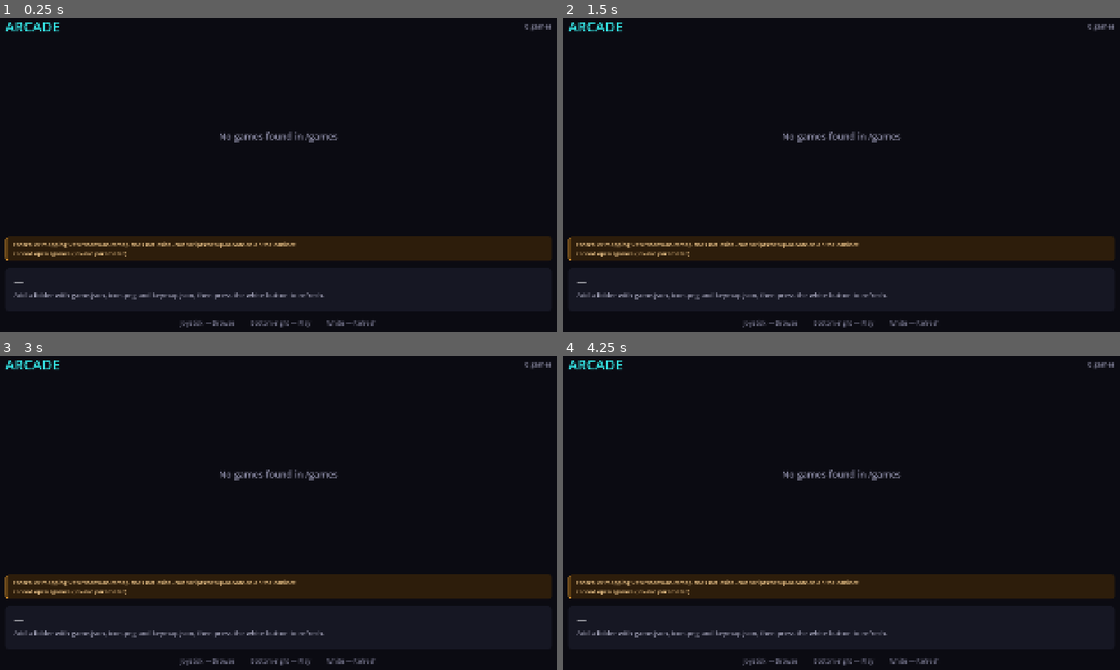
Above: before the commit, frames 1-4 (two rows, left to right).
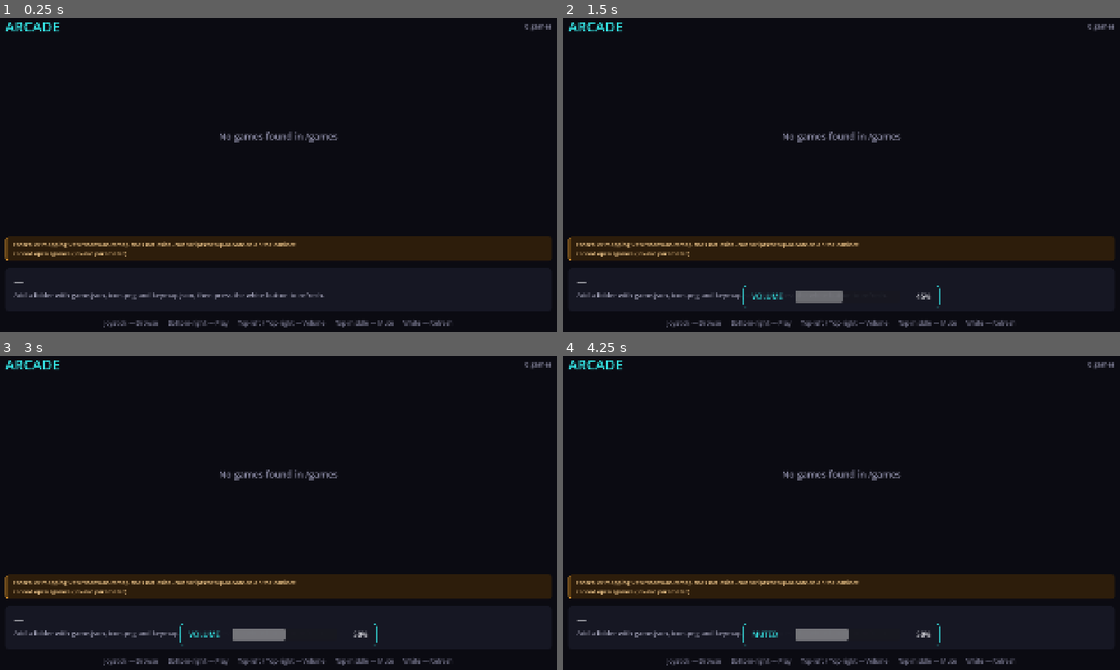
Above: after the commit, the same moments.

Repository: makegamesjlm/arcade-machine-launcher
Game: Godot game, scene res://scenes/main.tscn
The game is run twice, just before and just after one commit, with the same random seed, the same clock (stepped at 60 frames per second) and the same inputs.
Inputs (mouse positions are in pixels of both pictures, inside the frame that each line leads up to):
- Up to frame 1 (0.25 s): no input
- Up to frame 2 (1.5 s): tap Enter (nav_select) at 0.5, 1.35 s; move the mouse to (969, 153) at 0.52 s; hold Right (nav_right) 0.53-1.28 s; hold Enter (nav_select) 0.53-1.28 s; click (969, 153) at 0.67 s; tap Space at 1.25 s; move the mouse to (724, 187) at 1.27 s; hold - (volume_down, bound only after the commit) from 1.28 s (still down); click (724, 187) at 1.42 s
- Up to frame 3 (3 s): tap Enter (nav_select) at 2, 2.85 s; move the mouse to (339, 434) at 2.02 s; release - (volume_down, bound only after the commit) at 2.03 s; hold Right (nav_right) 2.03-2.78 s; hold Enter (nav_select) 2.03-2.78 s; click (339, 434) at 2.17 s; tap Space at 2.75 s; move the mouse to (250, 575) at 2.77 s; hold = (volume_up, bound only after the commit) from 2.78 s (still down); click (250, 575) at 2.92 s
- Up to frame 4 (4.25 s): tap Enter (nav_select) at 3.5 s; move the mouse to (1019, 556) at 3.52 s; release = (volume_up, bound only after the commit) at 3.53 s; hold Left (nav_left) from 3.53 s (still down); hold Enter (nav_select) from 3.53 s (still down); click (1019, 556) at 3.67 s; tap M (volume_mute, bound only after the commit) at 4.15 s

The runs differ from the first frame. In frame 1, 0.6% of the frame differs, in the area x 18-82%, y 96-99%; in frame 2, 1.2%; in frame 3, 1.2%; in frame 4, 1.2%, in the area x 18-82%, y 85-99%.

Commit message:
Add volume control

Diff:
--- a/project.godot
+++ b/project.godot
@@ -77,6 +77,24 @@
 , Object(InputEventJoypadButton,"resource_local_to_scene":false,"resource_name":"","device":-1,"button_index":6,"pressure":0.0,"pressed":false,"script":null)
 ]
 }
+volume_down={
+"deadzone": 0.5,
+"events": [Object(InputEventKey,"resource_local_to_scene":false,"resource_name":"","device":-1,"window_id":0,"alt_pressed":false,"shift_pressed":false,"ctrl_pressed":false,"meta_pressed":false,"pressed":false,"keycode":0,"physical_keycode":45,"key_label":0,"unicode":0,"location":0,"echo":false,"script":null)
+, Object(InputEventJoypadButton,"resource_local_to_scene":false,"resource_name":"","device":-1,"button_index":4,"pressure":0.0,"pressed":false,"script":null)
+]
+}
+volume_up={
+"deadzone": 0.5,
+"events": [Object(InputEventKey,"resource_local_to_scene":false,"resource_name":"","device":-1,"window_id":0,"alt_pressed":false,"shift_pressed":false,"ctrl_pressed":false,"meta_pressed":false,"pressed":false,"keycode":0,"physical_keycode":61,"key_label":0,"unicode":0,"location":0,"echo":false,"script":null)
+, Object(InputEventJoypadButton,"resource_local_to_scene":false,"resource_name":"","device":-1,"button_index":2,"pressure":0.0,"pressed":false,"script":null)
+]
+}
+volume_mute={
+"deadzone": 0.5,
+"events": [Object(InputEventKey,"resource_local_to_scene":false,"resource_name":"","device":-1,"window_id":0,"alt_pressed":false,"shift_pressed":false,"ctrl_pressed":false,"meta_pressed":false,"pressed":false,"keycode":0,"physical_keycode":77,"key_label":0,"unicode":0,"location":0,"echo":false,"script":null)
+, Object(InputEventJoypadButton,"resource_local_to_scene":false,"resource_name":"","device":-1,"button_index":3,"pressure":0.0,"pressed":false,"script":null)
+]
+}
 
 [physics]
 
--- a/scenes/main.tscn
+++ b/scenes/main.tscn
@@ -18,6 +18,18 @@
 corner_radius_bottom_right = 10
 corner_radius_bottom_left = 10
 
+[sub_resource type="StyleBoxFlat" id="StyleBoxFlat_volume"]
+bg_color = Color(0.086, 0.09, 0.137, 0.98)
+border_width_left = 1
+border_width_top = 1
+border_width_right = 1
+border_width_bottom = 1
+border_color = Color(0.208, 0.89, 0.89, 0.5)
+corner_radius_top_left = 14
+corner_radius_top_right = 14
+corner_radius_bottom_right = 14
+corner_radius_bottom_left = 14
+
 [node name="Main" type="Control"]
 layout_mode = 3
 anchors_preset = 15
@@ -164,7 +176,7 @@
 layout_mode = 2
 theme_override_colors/font_color = Color(0.435, 0.435, 0.522, 1)
 theme_override_font_sizes/font_size = 20
-text = "Joystick — Browse          Bottom-right — Play          White — Refresh"
+text = "Joystick — Browse      Bottom-right — Play      Top-left / Top-right — Volume      Top-middle — Mute      White — Refresh"
 horizontal_alignment = 1
 
 [node name="Overlay" type="ColorRect" parent="."]
@@ -210,3 +222,61 @@
 text = "Applying controller mapping"
 horizontal_alignment = 1
 autowrap_mode = 3
+
+[node name="VolumeBar" type="PanelContainer" parent="."]
+unique_name_in_owner = true
+z_index = 11
+visible = false
+modulate = Color(1, 1, 1, 0)
+layout_mode = 1
+anchors_preset = 7
+anchor_left = 0.5
+anchor_top = 1.0
+anchor_right = 0.5
+anchor_bottom = 1.0
+offset_left = -320.0
+offset_top = -168.0
+offset_right = 320.0
+offset_bottom = -92.0
+grow_horizontal = 2
+grow_vertical = 0
+mouse_filter = 2
+theme_override_styles/panel = SubResource("StyleBoxFlat_volume")
+
+[node name="VolumeMargin" type="MarginContainer" parent="VolumeBar"]
+layout_mode = 2
+theme_override_constants/margin_left = 28
+theme_override_constants/margin_top = 18
+theme_override_constants/margin_right = 28
+theme_override_constants/margin_bottom = 18
+
+[node name="VolumeRow" type="HBoxContainer" parent="VolumeBar/VolumeMargin"]
+layout_mode = 2
+theme_override_constants/separation = 20
+
+[node name="VolumeLabel" type="Label" parent="VolumeBar/VolumeMargin/VolumeRow"]
+unique_name_in_owner = true
+custom_minimum_size = Vector2(120, 0)
+layout_mode = 2
+theme_override_colors/font_color = Color(0.208, 0.89, 0.89, 1)
+theme_override_font_sizes/font_size = 24
+text = "VOLUME"
+vertical_alignment = 1
+
+[node name="VolumeProgress" type="ProgressBar" parent="VolumeBar/VolumeMargin/VolumeRow"]
+unique_name_in_owner = true
+custom_minimum_size = Vector2(0, 22)
+layout_mode = 2
+size_flags_horizontal = 3
+size_flags_vertical = 1
+show_percentage = false
+
+[node name="VolumeValue" type="Label" parent="VolumeBar/VolumeMargin/VolumeRow"]
+unique_name_in_owner = true
+custom_minimum_size = Vector2(80, 0)
+layout_mode = 2
+theme_override_colors/font_color = Color(0.949, 0.949, 0.969, 1)
+theme_override_font_sizes/font_size = 24
+text = "50%"
+horizontal_alignment = 2
+vertical_alignment = 1
--- a/scripts/main.gd
+++ b/scripts/main.gd
@@ -18,6 +18,11 @@
 const RETURN_LOCKOUT_SECONDS := 0.6
 
 const OVERLAY_FADE_SECONDS := 0.22
+
+## How long the volume bar lingers at full opacity after the last change before
+## it fades back out, and how long that fade takes.
+const VOLUME_VISIBLE_SECONDS := 1.4
+const VOLUME_FADE_SECONDS := 0.22
 
 var _games: Array[GameEntry] = []
 var _cards: Array[GameCard] = []
@@ -31,6 +36,8 @@
 var _launcher: GameLauncher
 var _input_locked := false
 var _overlay_tween: Tween
+var _volume: VolumeControl
+var _volume_tween: Tween
 var _simulated_outcome := GameLauncher.SimulatedOutcome.SUCCESS
 
 @onready var _grid: GridContainer = %Grid
@@ -46,6 +53,10 @@
 @onready var _overlay: ColorRect = %Overlay
 @onready var _overlay_title: Label = %OverlayTitle
 @onready var _overlay_sub: Label = %OverlaySub
+@onready var _volume_bar: PanelContainer = %VolumeBar
+@onready var _volume_label: Label = %VolumeLabel
+@onready var _volume_progress: ProgressBar = %VolumeProgress
+@onready var _volume_value: Label = %VolumeValue
 
 
 func _ready() -> void:
@@ -62,9 +73,12 @@
 	_launcher.started.connect(_on_started)
 	_launcher.finished.connect(_on_finished)
 	_launcher.failed.connect(_on_failed)
+
+	_volume = VolumeControl.new()
+
 	if Cfg.simulate_launch:
 		_hints.text = ("Arrows: Browse     Enter: Play     Shift+Enter: Fail     "
-			+ "Ctrl+Enter: Crash     F5: Refresh")
+			+ "Ctrl+Enter: Crash     -/=: Volume     M: Mute     F5: Refresh")
 
 	refresh()
 
@@ -221,6 +235,10 @@
 
 
 func _unhandled_input(event: InputEvent) -> void:
+	# Volume works from any menu state (including the launch overlays); it never
+	# touches the game, which owns the controller once it is on screen.
+	if _handle_volume(event):
+		return
 	if _input_locked:
 		if event.is_action_pressed("nav_back") and _launcher.finish_simulated_session():
 			get_viewport().set_input_as_handled()
@@ -231,6 +249,43 @@
 	elif event.is_action_pressed("nav_refresh"):
 		get_viewport().set_input_as_handled()
 		refresh()
+
+
+## Routes the volume/mute buttons. Returns true when the event was one of them,
+## so the caller can stop before it reaches selection or navigation.
+func _handle_volume(event: InputEvent) -> bool:
+	if event.is_action_pressed("volume_up"):
+		_apply_volume(_volume.change(1))
+	elif event.is_action_pressed("volume_down"):
+		_apply_volume(_volume.change(-1))
+	elif event.is_action_pressed("volume_mute"):
+		_apply_volume(_volume.toggle_mute())
+	else:
+		return false
+	get_viewport().set_input_as_handled()
+	return true
+
+
+func _apply_volume(state: Dictionary) -> void:
+	var muted: bool = state.get("muted", false)
+	var percent := int(round(float(state.get("volume", 0.0)) * 100.0))
+	_volume_progress.value = percent
+	_volume_label.text = "MUTED" if muted else "VOLUME"
+	_volume_value.text = "%d%%" % percent
+	_flash_volume_bar()
+
+
+## Fades the bar in, holds it, then fades it out. Called on every change, so a
+## fresh press cancels the pending fade and restarts the timer.
+func _flash_volume_bar() -> void:
+	_volume_bar.visible = true
+	if _volume_tween != null and _volume_tween.is_running():
+		_volume_tween.kill()
+	_volume_tween = create_tween()
+	_volume_tween.tween_property(_volume_bar, "modulate:a", 1.0, VOLUME_FADE_SECONDS)
+	_volume_tween.tween_interval(VOLUME_VISIBLE_SECONDS)
+	_volume_tween.tween_property(_volume_bar, "modulate:a", 0.0, VOLUME_FADE_SECONDS)
+	_volume_tween.tween_callback(func() -> void: _volume_bar.visible = false)
 
 
 func _simulation_outcome_for(event: InputEvent) -> int:
--- /dev/null
+++ b/scripts/volume_control.gd
@@ -0,0 +1,131 @@
+class_name VolumeControl
+extends RefCounted
+## Adjusts the cabinet's system output volume from the launcher menu.
+##
+## The menu is the only place this can run: while a game is on screen the
+## launcher is minimized and the controller belongs to the game. On the cabinet
+## (PipeWire on Bazzite) the level goes through `wpctl`, with `pactl` as a
+## fallback. On a dev box that has neither, a simulated level is kept so the
+## on-screen bar can still be exercised.
+
+## Percentage points moved per button press.
+const STEP := 5
+
+## wpctl caps a raise at this fraction so a player leaning on the button can
+## never push the sink past 100% into software clipping.
+const MAX_FRACTION := 1.0
+
+enum Backend { NONE, WPCTL, PACTL }
+
+var _backend := Backend.NONE
+var _sink := ""
+# Fallback state for a machine with no audio tooling, so the bar still moves.
+var _sim_volume := 0.5
+var _sim_muted := false
+
+
+func _init() -> void:
+	_backend = _detect_backend()
+	match _backend:
+		Backend.WPCTL:
+			_sink = "@DEFAULT_AUDIO_SINK@"
+		Backend.PACTL:
+			_sink = "@DEFAULT_SINK@"
+
+
+## True when a real system mixer was found. False on a dev box, where changes
+## only move the simulated level behind the on-screen bar.
+func is_available() -> bool:
+	return _backend != Backend.NONE
+
+
+## Current level without changing anything: {volume: 0..1, muted: bool}.
+func read() -> Dictionary:
+	return _read_state()
+
+
+## Steps the volume by one notch. `direction` is +1 to raise or -1 to lower.
+## Returns the resulting {volume, muted}.
+func change(direction: int) -> Dictionary:
+	match _backend:
+		Backend.WPCTL:
+			var delta := "%d%%%s" % [STEP, "+" if direction > 0 else "-"]
+			var args := PackedStringArray(["set-volume"])
+			if direction > 0:
+				# Only a raise needs a ceiling; lowering can never overshoot.
+				args.append_array(["-l", str(MAX_FRACTION)])
+			args.append_array([_sink, delta])
+			OS.execute("wpctl", args)
+		Backend.PACTL:
+			var delta := "%s%d%%" % ["+" if direction > 0 else "-", STEP]
+			OS.execute("pactl", ["set-sink-volume", _sink, delta])
+		Backend.NONE:
+			_sim_volume = clampf(_sim_volume + direction * STEP / 100.0, 0.0, 1.0)
+	return _read_state()
+
+
+## Flips mute on or off. Returns the resulting {volume, muted}.
+func toggle_mute() -> Dictionary:
+	match _backend:
+		Backend.WPCTL:
+			OS.execute("wpctl", ["set-mute", _sink, "toggle"])
+		Backend.PACTL:
+			OS.execute("pactl", ["set-sink-mute", _sink, "toggle"])
+		Backend.NONE:
+			_sim_muted = not _sim_muted
+	return _read_state()
+
+
+func _read_state() -> Dictionary:
+	match _backend:
+		Backend.WPCTL:
+			var out := []
+			if OS.execute("wpctl", ["get-volume", _sink], out) == 0 and out.size() > 0:
+				return parse_wpctl(out[0])
+		Backend.PACTL:
+			var vol_out := []
+			var mute_out := []
+			OS.execute("pactl", ["get-sink-volume", _sink], vol_out)
+			OS.execute("pactl", ["get-sink-mute", _sink], mute_out)
+			return {
+				"volume": parse_pactl_volume(vol_out[0] if vol_out.size() > 0 else ""),
+				"muted": parse_pactl_mute(mute_out[0] if mute_out.size() > 0 else ""),
+			}
+	return {"volume": _sim_volume, "muted": _sim_muted}
+
+
+func _detect_backend() -> int:
+	if not OS.has_feature("linux"):
+		return Backend.NONE
+	if _has_command("wpctl"):
+		return Backend.WPCTL
+	if _has_command("pactl"):
+		return Backend.PACTL
+	return Backend.NONE
+
+
+func _has_command(command: String) -> bool:
+	return OS.execute("which", [command], []) == 0
+
+
+# --- output parsing (static so the test suite can exercise it) ----------------
+
+## `wpctl get-volume` prints e.g. "Volume: 0.65" or "Volume: 0.65 [MUTED]".
+static func parse_wpctl(output: String) -> Dictionary:
+	var volume := 0.0
+	var found := RegEx.create_from_string("Volume:\\s*([0-9]*\\.?[0-9]+)").search(output)
+	if found:
+		volume = clampf(found.get_string(1).to_float(), 0.0, 1.0)
+	return {"volume": volume, "muted": output.contains("MUTED")}
+
+
+## `pactl get-sink-volume` prints a long line with per-channel "NN%" readings;
+## the channels match, so the first percentage is enough.
+static func parse_pactl_volume(output: String) -> float:
+	var found := RegEx.create_from_string("([0-9]+)%").search(output)
+	return clampf(found.get_string(1).to_float() / 100.0, 0.0, 1.0) if found else 0.0
+
+
+## `pactl get-sink-mute` prints "Mute: yes" or "Mute: no".
+static func parse_pactl_mute(output: String) -> bool:
+	return output.to_lower().contains("yes")
--- a/tests/test_core.gd
+++ b/tests/test_core.gd
@@ -14,6 +14,7 @@
 	_test_scanner(fixtures)
 	_test_keymap_validation()
 	_test_keymap_install()
+	_test_volume_parsing()
 
 	print("\n%d checks, %d failed" % [_checks, _failures])
 	get_tree().quit(1 if _failures > 0 else 0)
@@ -129,6 +130,28 @@
 		"a missing target dir points at the setup script, got '%s'" % missing)
 
 
+func _test_volume_parsing() -> void:
+	print("\n-- volume parsing")
+
+	var wp := VolumeControl.parse_wpctl("Volume: 0.65")
+	_check(absf(float(wp["volume"]) - 0.65) < 0.001 and not wp["muted"],
+		"wpctl volume is read, got %s" % [wp])
+
+	var wp_muted := VolumeControl.parse_wpctl("Volume: 0.40 [MUTED]")
+	_check(absf(float(wp_muted["volume"]) - 0.40) < 0.001 and wp_muted["muted"],
+		"wpctl mute flag is read, got %s" % [wp_muted])
+
+	_check(absf(float(VolumeControl.parse_wpctl("nonsense")["volume"])) < 0.001,
+		"unparseable wpctl output is a safe zero")
+
+	var pactl_line := "Volume: front-left: 42152 /  64% / -12.00 dB,   front-right: 42152 /  64% / -12.00 dB"
+	_check(absf(VolumeControl.parse_pactl_volume(pactl_line) - 0.64) < 0.001,
+		"pactl channel percentage is read, got %f" % VolumeControl.parse_pactl_volume(pactl_line))
+
+	_check(VolumeControl.parse_pactl_mute("Mute: yes") and not VolumeControl.parse_pactl_mute("Mute: no"),
+		"pactl mute state is read")
+
+
 func _any_contains(haystack: PackedStringArray, needle: String) -> bool:
 	for line in haystack:
 		if line.contains(needle):
Not shown: 1 places in scenes/main.tscn that only renumber resources
Not shown, added: scripts/volume_control.gd.uid
Not shown, added: tests/test_simulated_launch.gd.uid
